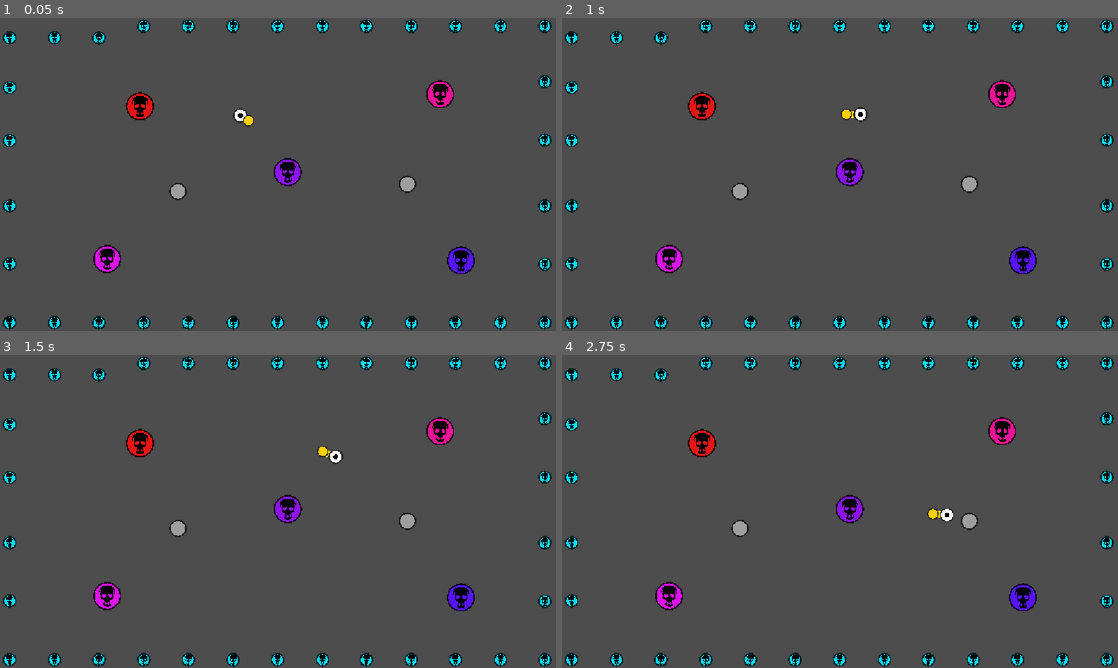
Above: before the commit, frames 1-4 (two rows, left to right).
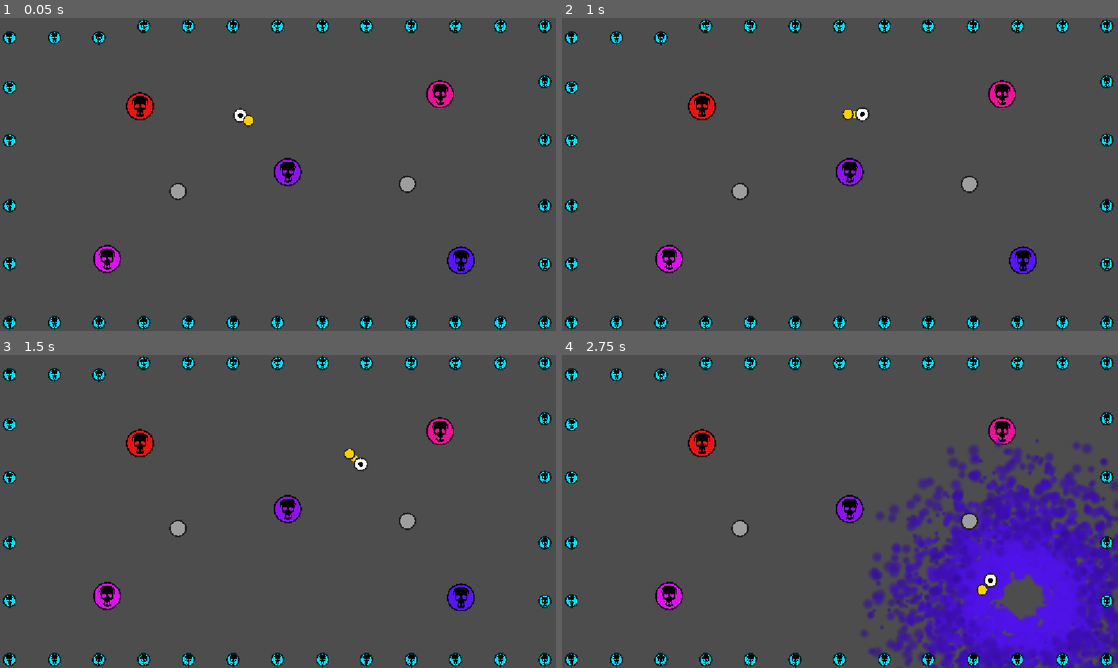
Above: after the commit, the same moments.

Repository: zett42/Physnake
Game: Godot game, scene res://interior/hard_mode.tscn
Same seed, same stepped clock (60 frames per second), same inputs: the game is played once before the commit and once after it. This scene is started directly instead of the project's main scene.
Inputs:
- Up to frame 1 (0.05 s): no input
- Up to frame 2 (1 s): hold Right (move_right) from 0.53 s (still down)
- Up to frame 3 (1.5 s): release Right (move_right) at 1.28 s; hold Down (move_down) from 1.28 s (still down)
- Up to frame 4 (2.75 s): release Down (move_down) at 2.03 s; hold Right (move_right) from 2.03 s (still down)

Frame 1 is identical in both runs. In frame 2, 0.1% of the frame differs, in the area x 50-56%, y 28-34%; in frame 3, 0.3%; in frame 4, 21%, in the area x 53-100%, y 26-100%.

Commit message:
Implement boost mechanic for automatic movement mode

Diff:
--- a/components/snake_head.gd
+++ b/components/snake_head.gd
@@ -30,6 +30,10 @@
 # Current direction for automatic movement mode (absolute directions)
 var current_direction: Vector2 = Vector2.RIGHT
 
+# Boost mechanic for automatic movement
+var boost_hold_time: float = 0.0  # Time keys matching direction have been held
+const BOOST_DELAY: float = 0.25  # Delay before boost activates (in seconds)
+
 # Time bonus if snake eats food quickly.
 var time_bonus: float = MAX_TIME_BONUS
 
@@ -84,13 +88,13 @@
 
 	if Global.auto_move:
 		# Automatic movement mode (normal/hard difficulty)
-		_handle_automatic_movement()
+		_handle_automatic_movement(_state.step)
 	else:
 		# Manual movement mode (easy difficulty)
 		_handle_manual_movement()
 
 
-func _handle_automatic_movement():
+func _handle_automatic_movement(delta: float):
 	"""Handle automatic forward movement with absolute directional input."""
 
 	# Check for direction changes (absolute directions, not relative to snake)
@@ -124,10 +128,48 @@
 			# Prevent turning 180 degrees (opposite direction)
 			if new_direction.dot(current_direction) > -0.9:  # Not opposite (allowing some tolerance)
 				current_direction = new_direction
+				# Reset boost timer when direction changes
+				boost_hold_time = 0.0
+
+	# Check if player is holding keys matching the current direction (boost mechanic)
+	var held_direction := Vector2.ZERO
+	if Input.is_action_pressed("move_up"):
+		held_direction.y = -1.0
+	elif Input.is_action_pressed("move_down"):
+		held_direction.y = 1.0
+
+	if Input.is_action_pressed("move_left"):
+		held_direction.x = -1.0
+	elif Input.is_action_pressed("move_right"):
+		held_direction.x = 1.0
+
+	# Determine target speed based on whether held keys match current direction
+	var target_speed := SNAKE_MAX_SPEED_AUTO
+	var keys_match_direction := false
+
+	if held_direction != Vector2.ZERO:
+		held_direction = held_direction.normalized()
+		# If held direction closely matches current direction, track boost timer
+		if held_direction.dot(current_direction) > 0.9:
+			keys_match_direction = true
+			boost_hold_time += delta
+
+			# Enable boost only after delay
+			if boost_hold_time >= BOOST_DELAY:
+				target_speed = SNAKE_MAX_SPEED
+
+	# Reset boost timer if keys don't match direction
+	if not keys_match_direction:
+		boost_hold_time = 0.0
+
+	# Accelerate or decelerate towards target speed
+	if current_speed < target_speed:
+		current_speed = minf(current_speed + SNAKE_ACCELERATION, target_speed)
+	elif current_speed > target_speed:
+		current_speed = maxf(current_speed - SNAKE_ACCELERATION, target_speed)
 
 	# Always move in the current direction
 	apply_central_force(current_direction.normalized() * current_speed)
-	current_speed = minf(current_speed + SNAKE_ACCELERATION, SNAKE_MAX_SPEED_AUTO)
 
 
 func _handle_manual_movement():
